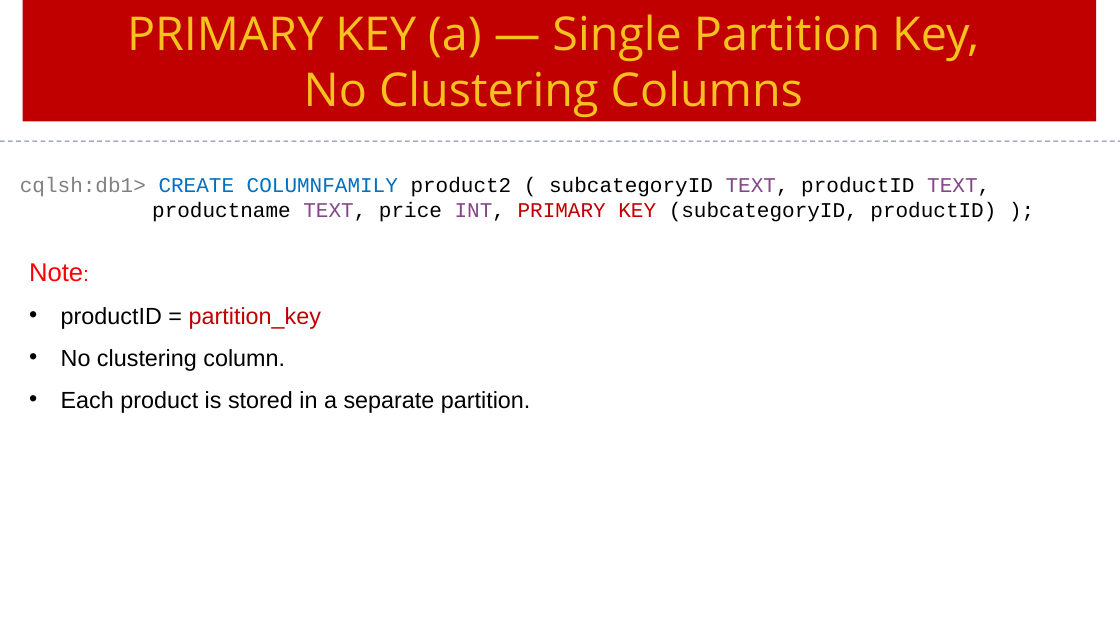
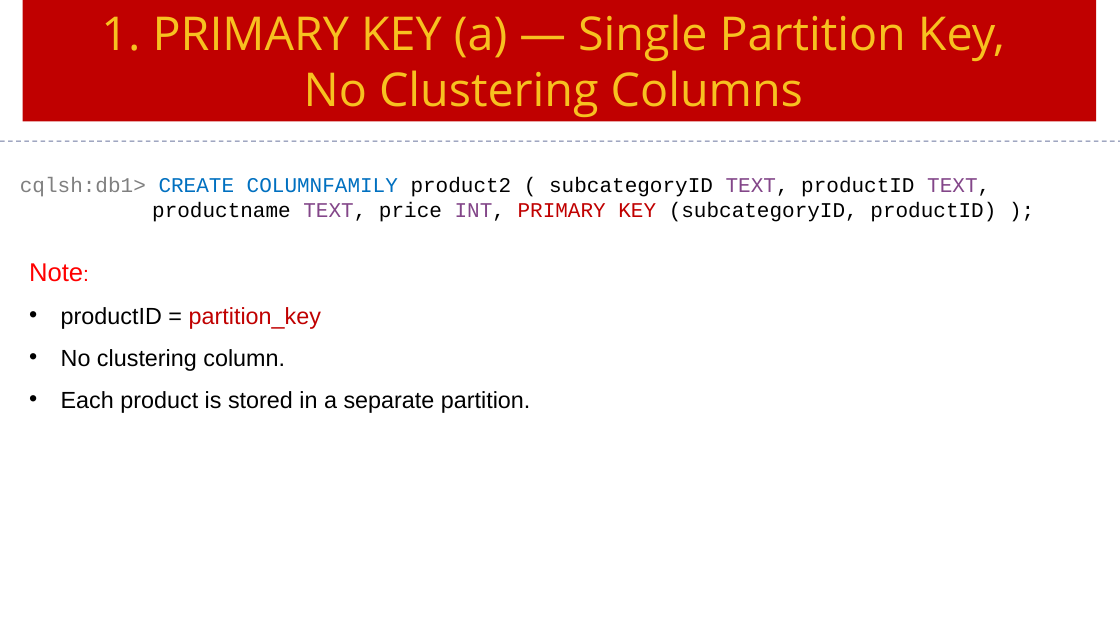
Before and after one commit to Saleel-Bagde/PPT-s, a slide deck: slide 19 of Cassandra Ver3.pptx (slide 18 before the commit). Drawn at 1120x630 pixels with LibreOffice and Linux fonts; fonts in the diff are those of the drawing. Boxes give left, top, right and bottom in pixels: in the first picture for what was removed or moved away, otherwise in the second. Text is boxed around its words. In the diff, an @@ line names an element or a change of style, - is before the commit and + after.

```diff
--- a/Cassandra Ver3.pptx
+++ b/Cassandra Ver3.pptx
@@ text in rectangle at [101,14,1005,61]: text changed @@
-PRIMARY KEY (a) — Single Partition Key,
+1. PRIMARY KEY (a) — Single Partition Key,
```
Also in this commit, not shown: 4 other slides changed, 1 slide added.
